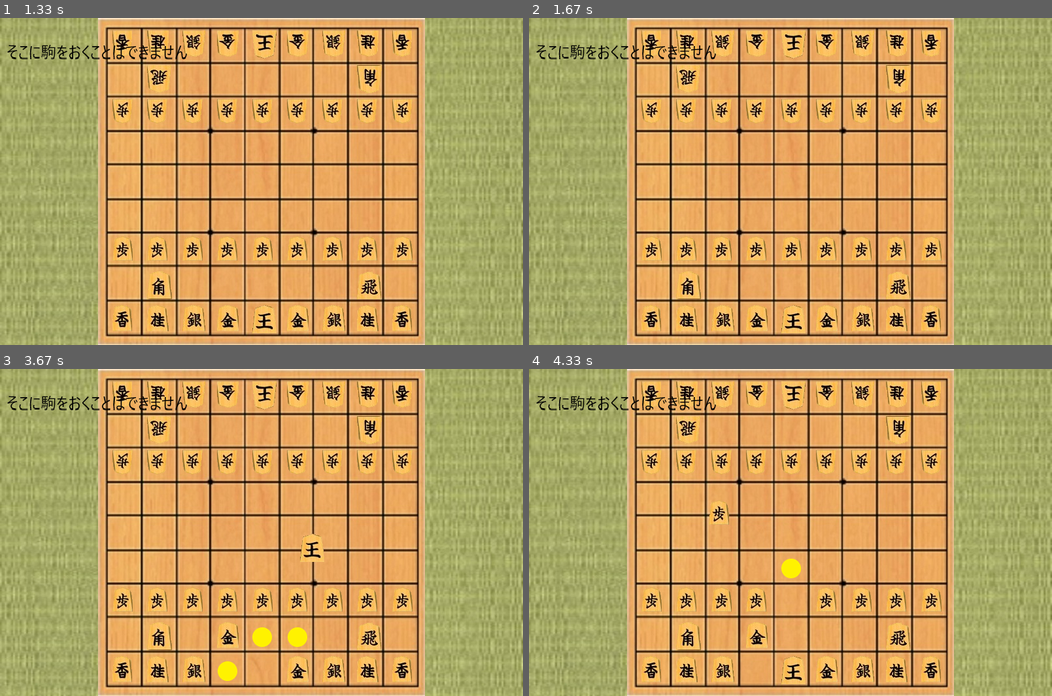
Above: before the commit, frames 1-4 (two rows, left to right).
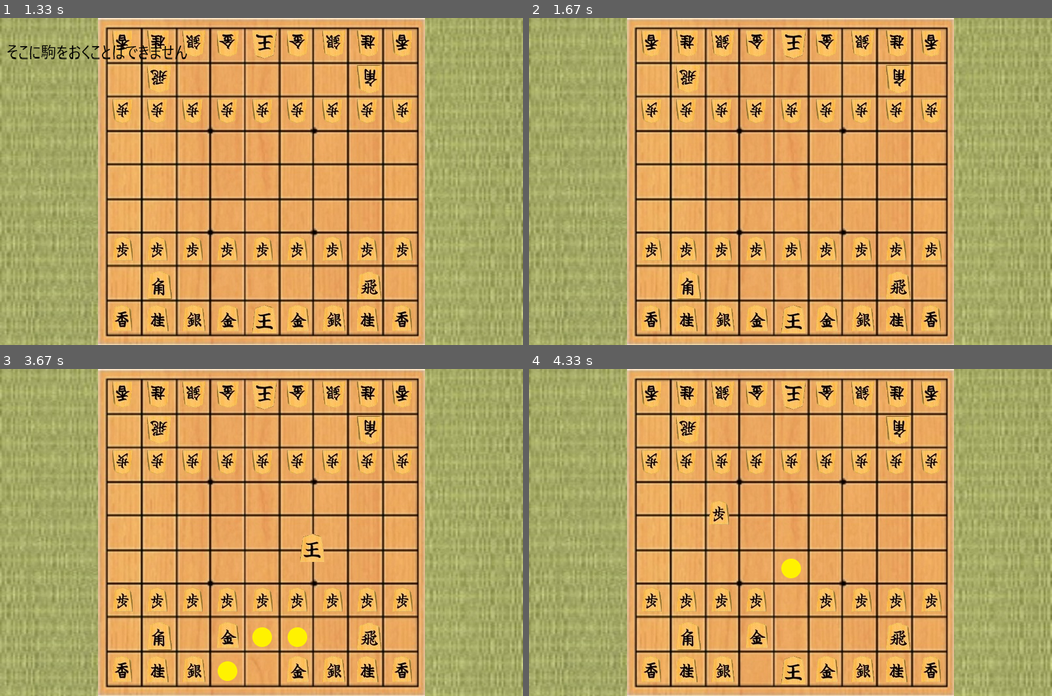
Above: after the commit, the same moments.

Repository: midarubiccube/pygamesyougi
Game: pygame game, started from main.py
Same seed, same stepped clock (60 frames per second), same inputs: the game is played once before the commit and once after it.
Inputs (mouse positions are in pixels of both pictures, inside the frame that each line leads up to):
- Up to frame 1 (1.33 s): tap Space at 0.33 s; click (120, 246) at 0.72 s; press the mouse at (334, 318) at 1.03 s; move the mouse to (308, 201) at 1.13 s; release the mouse at (287, 83) at 1.27 s
- Up to frame 2 (1.67 s): no input
- Up to frame 3 (3.67 s): press the mouse at (334, 669) at 1.87 s; move the mouse to (339, 539) at 1.97 s; release the mouse at (345, 411) at 2.1 s; press the mouse at (156, 637) at 2.2 s; move the mouse to (146, 646) at 2.3 s; release the mouse at (135, 656) at 2.43 s; press the mouse at (261, 597) at 2.53 s; move the mouse to (287, 506) at 2.63 s; release the mouse at (313, 411) at 2.77 s; press the mouse at (334, 669) at 2.87 s; move the mouse to (360, 568) at 2.97 s; release the mouse at (387, 470) at 3.1 s; press the mouse at (230, 669) at 3.2 s; move the mouse to (230, 650) at 3.3 s; release the mouse at (230, 633) at 3.43 s; press the mouse at (261, 669) at 3.53 s; move the mouse to (313, 548) at 3.63 s
- Up to frame 4 (4.33 s): release the mouse at (889, 424) at 3.77 s; click (685, 597) at 3.88 s; press the mouse at (790, 597) at 4.2 s; move the mouse to (717, 512) at 4.3 s

Frame 1 is identical in both runs. In frame 2, 0.5% of the frame differs, in the area x 1-36%, y 8-13%; in frame 3, 0.5%; in frame 4, 0.5%.

Commit message:
ボタンを追加

Diff:
--- /dev/null
+++ b/button.py
@@ -0,0 +1,31 @@
+import pygame
+from pygame.locals import *
+
+class Button:
+    def __init__(self, x, y, w, h, text=''):
+       self.rect = pygame.Rect(x, y, w, h)
+       self.color = (200,200,200)
+       self.text = text
+       self.txt_surface = FONT.render(text, True, self.color)
+       self.active = False
+
+    def update(self):
+       width = max(200, self.txt_surface.get_width()+10)
+       self.rect.w = width
+
+    def draw(self, screen):
+       pygame.draw.rect(screen, self.color, self.rect, 0)
+       self.txt_surface = FONT.render(self.text, True, (0,0,0))
+       screen.blit(self.txt_surface, (self.rect.x+5, self.rect.y+5))
+
+    def handle_event(self, event):
+        if event.type == pygame.MOUSEBUTTONUP:
+            if self.rect.collidepoint(event.pos):
+                self.active = True
+            else:
+                self.active = False
+
+    def onClick(self):
+        r = self.active
+        self.active = False
+        return r
--- /dev/null
+++ b/input.py
@@ -0,0 +1,110 @@
+import requests
+import pygame
+
+class Button:
+    def __init__(self, x, y, w, h, text=''):
+       self.rect = pygame.Rect(x, y, w, h)
+       self.color = (200,200,200)
+       self.text = text
+       self.txt_surface = FONT.render(text, True, self.color)
+       self.active = False
+    def update(self):
+       width = max(200, self.txt_surface.get_width()+10)
+       self.rect.w = width
+    def draw(self, screen):
+       pygame.draw.rect(screen, self.color, self.rect, 0)
+       self.txt_surface = FONT.render(self.text, True, (0,0,0))
+       screen.blit(self.txt_surface, (self.rect.x+5, self.rect.y+5))
+    def handle_event(self, event):
+        if event.type == pygame.MOUSEBUTTONUP:
+            if self.rect.collidepoint(event.pos):
+                self.active = True
+            else:
+                self.active = False
+
+    def onClick(self):
+        r = self.active
+        self.active = False
+        return r
+
+
+class InputBox:
+    def __init__(self, x, y, w, h, text=''):
+        self.rect = pygame.Rect(x, y, w, h)
+        self.color = COLOR_INACTIVE
+        self.text = text
+        self.txt_surface = FONT.render(text, True, self.color)
+        self.active = False
+    def handle_event(self, event):
+        r = ""
+        if event.type == pygame.MOUSEBUTTONDOWN:
+            if self.rect.collidepoint(event.pos):
+                self.active = not self.active
+            else:
+                self.active = False
+            self.color = COLOR_ACTIVE if self.active else COLOR_INACTIVE
+        if event.type == pygame.KEYDOWN:
+            if self.active:
+                if event.key == pygame.K_RETURN:
+                    r = self.text
+                    self.text = ''
+                elif event.key == pygame.K_DELETE:
+                    pass
+                elif event.key == pygame.K_BACKSPACE:
+                    self.text = self.text[:-1]
+                else:
+                    self.text += event.unicode
+                self.txt_surface = FONT.render(self.text, True, self.color)
+        return r
+    def update(self):
+        width = max(200, self.txt_surface.get_width()+10)
+        self.rect.w = width
+    def draw(self, screen):
+        screen.blit(self.txt_surface, (self.rect.x+5, self.rect.y+5))
+        pygame.draw.rect(screen, self.color, self.rect, 2)
+
+
+def main():
+    clock = pygame.time.Clock()
+    input_box1 = InputBox(100, 100, 140, 32)
+    input_box2 = InputBox(100, 300, 140, 32)
+    input_boxes = [input_box1, input_box2]
+    button1 = Button(100, 140, 140, 32, "button1")
+    button2 = Button(100, 340, 140, 32, "button2")
+    buttons = [button1, button2]
+
+    exit_sw = False
+    while not exit_sw:
+        for event in pygame.event.get():
+            if event.type == pygame.QUIT:
+                exit_sw = True
+            for n, box in enumerate(input_boxes):
+                r = box.handle_event(event)
+                if r != "":
+                    buttons[n].text = r
+            for box in input_boxes:
+                box.update()
+            for b in buttons:
+                b.handle_event(event)
+            for b in buttons:
+                b.update()
+        screen.fill((30, 30, 30))
+        for box in input_boxes:
+            box.draw(screen)
+        for b in buttons:
+            b.draw(screen)
+        for b in buttons:
+            if b.onClick():
+                print(b.text+" hit")
+                r = requests.get(b.text)
+                print(r.text)
+        pygame.display.flip()
+        clock.tick(30)
+
+pygame.init()
+screen = pygame.display.set_mode((640, 480))
+COLOR_INACTIVE = pygame.Color('lightskyblue3')
+COLOR_ACTIVE = pygame.Color('dodgerblue2')
+FONT = pygame.font.SysFont("notosansmonocjkjp", 16) #Ubuntu18.04 標準日本語フォント
+main()
+pygame.quit()
--- /dev/null
+++ b/inputbox.py
@@ -0,0 +1,37 @@
+import pygame
+from pygame.locals import *
+
+class InputBox:
+    def __init__(self, x, y, w, h, text=''):
+        self.rect = pygame.Rect(x, y, w, h)
+        self.color = COLOR_INACTIVE
+        self.text = text
+        self.txt_surface = FONT.render(text, True, self.color)
+        self.active = False
+    def handle_event(self, event):
+        r = ""
+        if event.type == pygame.MOUSEBUTTONDOWN:
+            if self.rect.collidepoint(event.pos):
+                self.active = not self.active
+            else:
+                self.active = False
+            self.color = COLOR_ACTIVE if self.active else COLOR_INACTIVE
+        if event.type == pygame.KEYDOWN:
+            if self.active:
+                if event.key == pygame.K_RETURN:
+                    r = self.text
+                    self.text = ''
+                elif event.key == pygame.K_DELETE:
+                    pass
+                elif event.key == pygame.K_BACKSPACE:
+                    self.text = self.text[:-1]
+                else:
+                    self.text += event.unicode
+                self.txt_surface = FONT.render(self.text, True, self.color)
+        return r
+    def update(self):
+        width = max(200, self.txt_surface.get_width()+10)
+        self.rect.w = width
+    def draw(self, screen):
+        screen.blit(self.txt_surface, (self.rect.x+5, self.rect.y+5))
+        pygame.draw.rect(screen, self.color, self.rect, 2)
--- a/koma.py
+++ b/koma.py
@@ -1,6 +1,5 @@
 import pygame
 from pygame.locals import *
-from tkinter import messagebox
 import os
 
 class Komaclass(pygame.sprite.Sprite):
@@ -93,9 +92,11 @@
                                     if len(self.search(touch_group, False)) == 0:
 
                                         print("禁じて")
+                            if self.y < 3:
+                                pass
 
                             for touch in touch_group.sprites():
-                                    touch.able = False
+                                touch.able = False
                             if self.getflag:
                                 self.getflag = False
                         else:
--- a/main.py
+++ b/main.py
@@ -6,6 +6,7 @@
 from komainit import koma_init
 from get_koma import Get_koma
 from warning import Warning
+from button import Button
 import os
 
 x, y = 800, 800
@@ -40,6 +41,7 @@
                 MOUSE_CLICK_FLAG = True
                 mx, my = event.pos
                 koma_group.check(mx, my, koma_group, touch_group)
+
             if event.type == MOUSEBUTTONUP:
                 mousestart = True
                 MOUSE_CLICK_FLAG = False
@@ -48,6 +50,7 @@
 
             if event.type == MOUSEMOTION:
                 mx, my = event.pos
+
         screen.fill((0, 20, 0, 0))
         screen.blit(backimg, rect_backimg)
         screen.blit(boadimg, rect_boadimg)
@@ -59,8 +62,9 @@
         touch_group.draw(screen)
         koma_group.draw(screen)
         warning.draw(screen)
+
         pygame.display.update()
-        pygame.time.wait(30)
+        pygame.time.wait(10)
 
 def main():
     screen = init()
